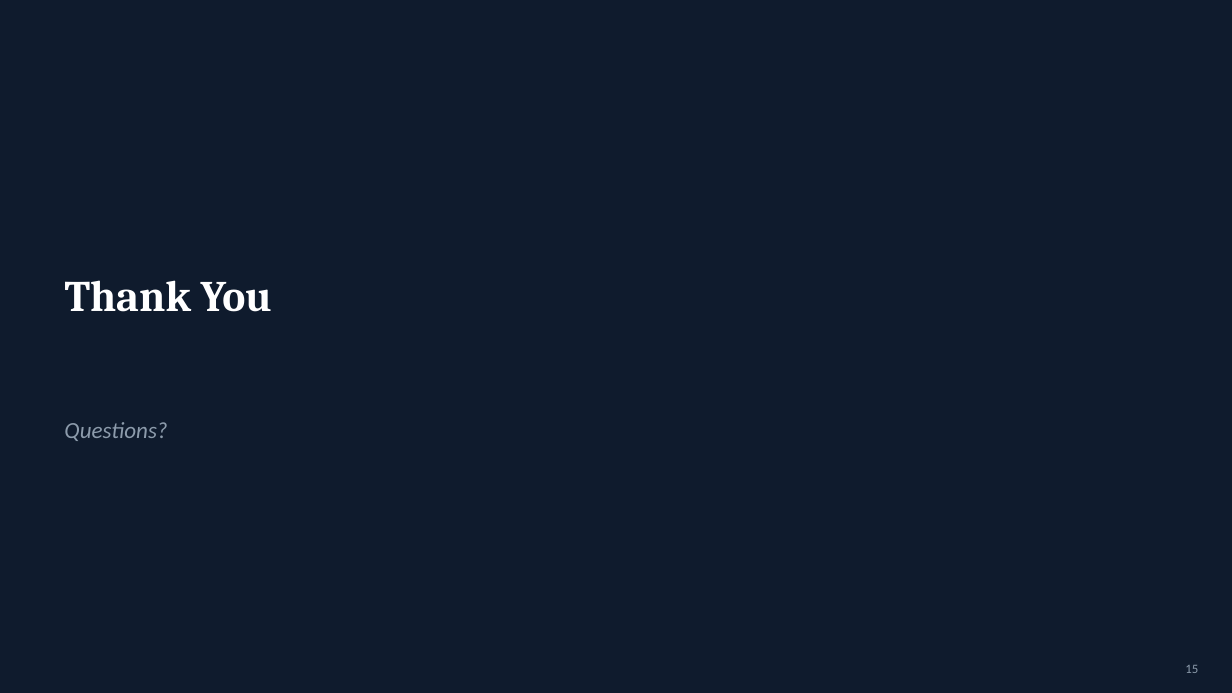
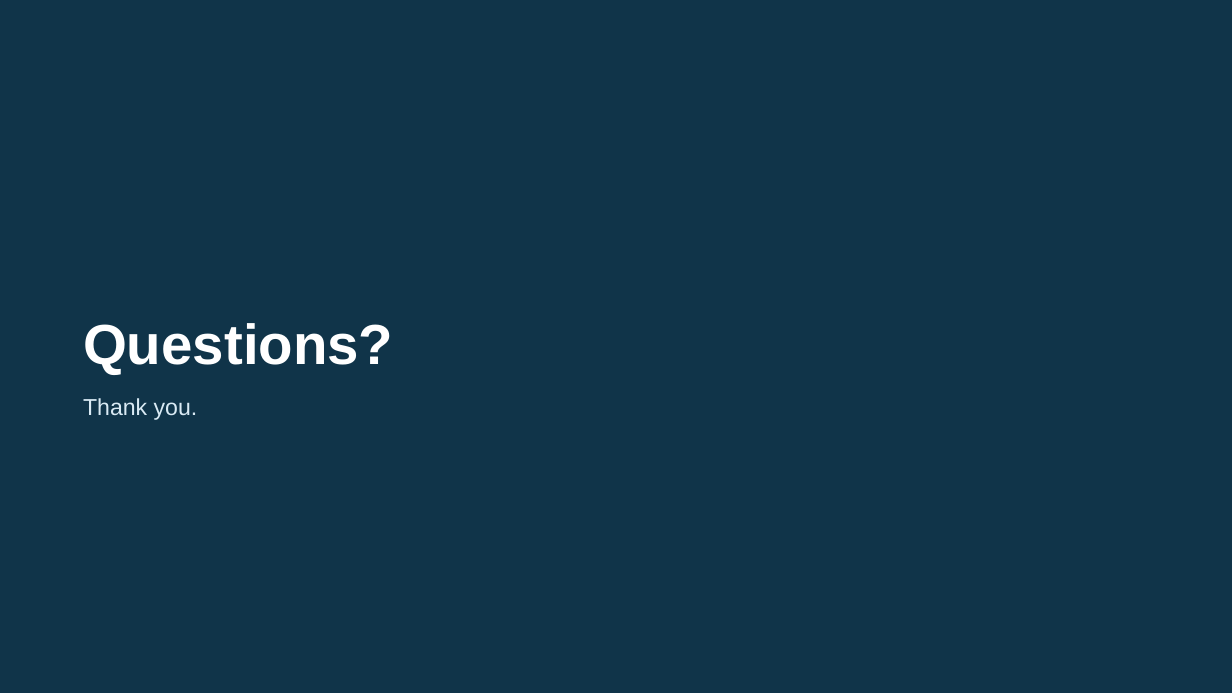
Before and after one commit to David-4529/Capstone, a slide deck: slide 34 of docs/paper/Sensorless_Load_Estimation_Deck.pptx (slide 15 before the commit). Drawn at 1232x693 pixels with LibreOffice and Linux fonts; fonts in the diff are those of the drawing; background and template pictures are left out; a plain dark background stands for a picture behind light text. Boxes give left, top, right and bottom in pixels: in the first picture for what was removed or moved away, otherwise in the second. Text is boxed around its words. In the diff, an @@ line names an element or a change of style, - is before the commit and + after.

```diff
--- a/docs/paper/Sensorless_Load_Estimation_Deck.pptx
+++ b/docs/paper/Sensorless_Load_Estimation_Deck.pptx
@@ background #0F1B2D to picture (left out) @@
@@ rectangle added at <box>0,0,1232,693</box>, fill #003B5C at 62% opacity @@
@@ text "Questions?": place and size @@
-text "Questions?" at <box>64,422,167,441</box>
+text "Questions?" at <box>83,323,393,374</box>
@@ text "Questions?" at <box>83,323,393,374</box>: size 18 to 44 pt, font Calibri to Arial, text colour #8C9BAB to #FFFFFF, bold on, italic off @@
@@ text "Thank you." at <box>83,398,198,420</box>: vertical alignment top to middle @@
@@ text at <box>83,398,198,420</box>: text changed; size 34 to 18 pt; font Cambria to Arial; text colour #FFFFFF to #D9EAF4; bold off @@
-Thank You
+Thank you.
@@ page number removed at <box>1185,665,1198,673</box> @@
-15
```
Also in this commit, not shown: 2 other slides changed, 31 slides added, 12 slides removed.
